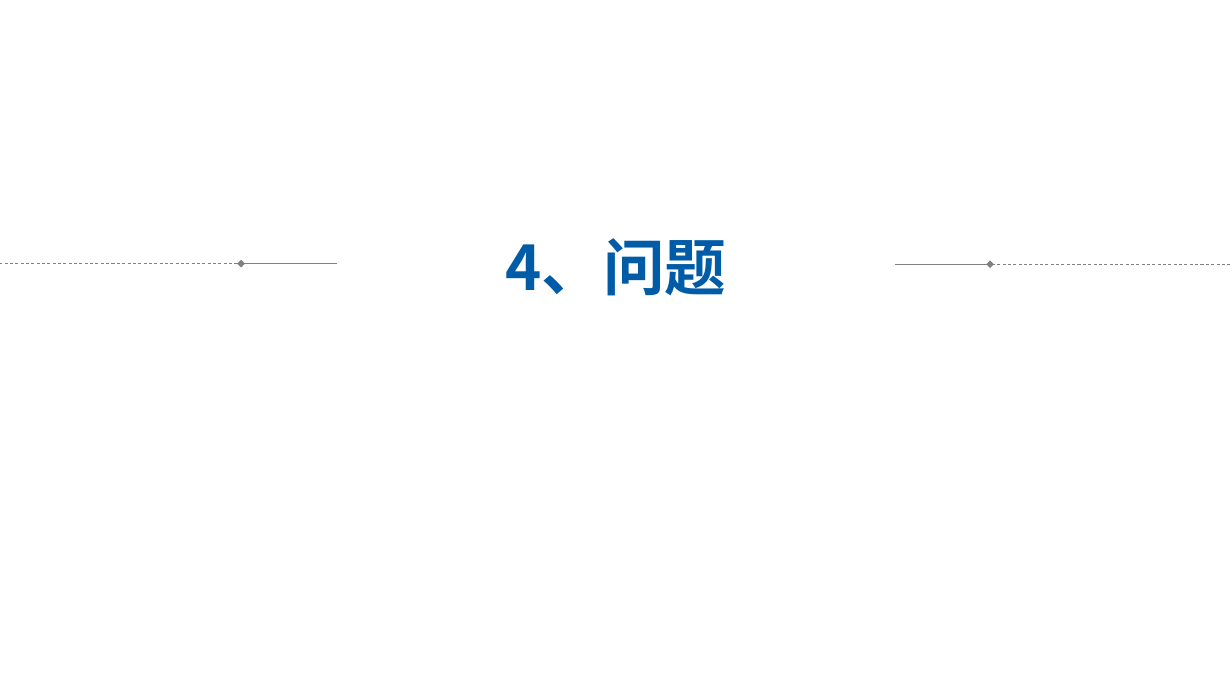
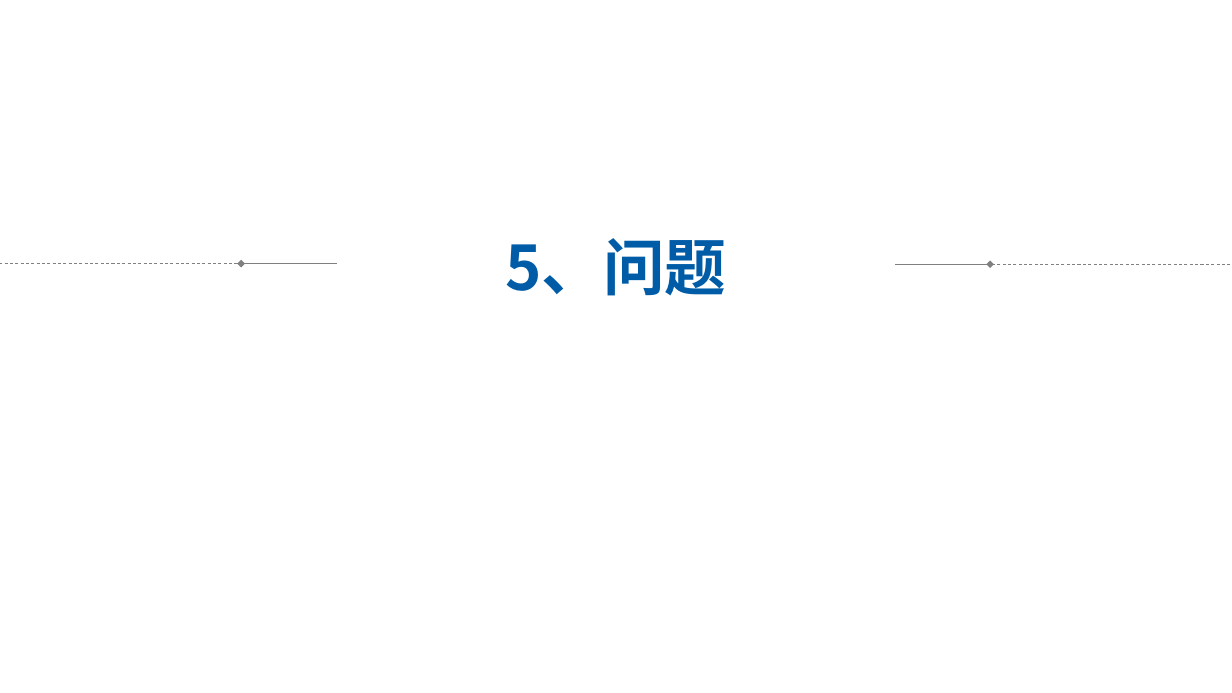
Before and after one commit to HNing109/StudyNotes, a slide deck: slide 11 of Golang_学习笔记/Golang_Web_学习笔记/ETCD_学习笔记/ETCD-调研.pptx (slide 9 before the commit). Drawn at 1232x693 pixels with LibreOffice and Linux fonts; fonts in the diff are those of the drawing. Boxes give left, top, right and bottom in pixels: in the first picture for what was removed or moved away, otherwise in the second. Text is boxed around its words. In the diff, an @@ line names an element or a change of style, - is before the commit and + after.

```diff
--- a/Golang_学习笔记/Golang_Web_学习笔记/ETCD_学习笔记/ETCD-调研.pptx
+++ b/Golang_学习笔记/Golang_Web_学习笔记/ETCD_学习笔记/ETCD-调研.pptx
@@ text at (505, 238, 726, 296): text changed @@
-4、问题
+5、问题
```
Also in this commit, not shown: 4 other slides changed, 3 slides added, 10 other files.
